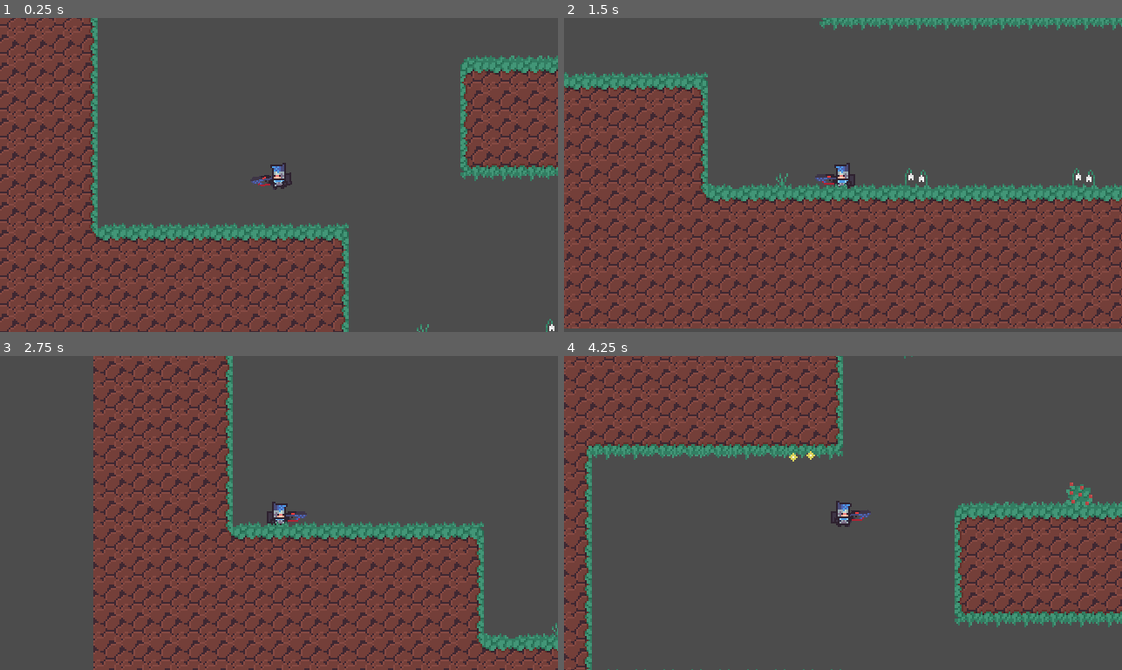
Above: before the commit, frames 1-4 (two rows, left to right).
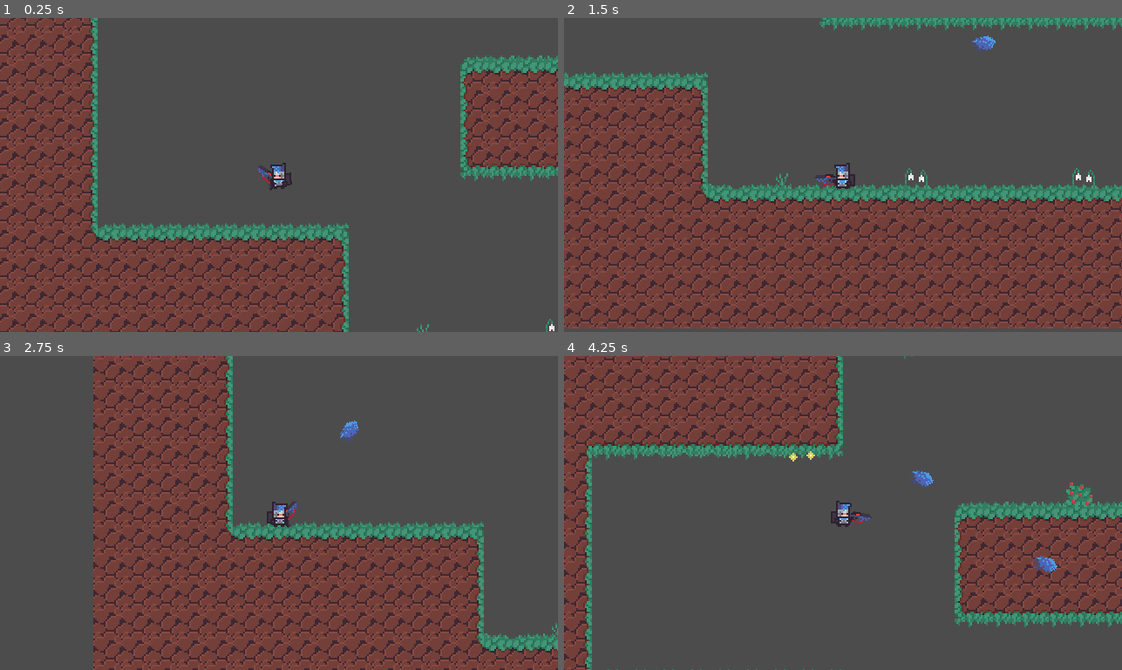
Above: after the commit, the same moments.

Repository: Riudin/Rogue-Worlds
Game: Godot game, scene res://MainScenes/World.tscn
The game is run twice, just before and just after one commit, with the same random seed, the same clock (stepped at 60 frames per second) and the same inputs.
Inputs (mouse positions are in pixels of both pictures, inside the frame that each line leads up to):
- Up to frame 1 (0.25 s): no input
- Up to frame 2 (1.5 s): move the mouse to (965, 159) at 0.52 s; press the mouse at (965, 159) at 0.53 s; hold E (dash_right) from 0.53 s (still down); tap Space (jump) at 0.77 s; move the mouse to (731, 190) at 1.27 s; release the mouse at (731, 190) at 1.28 s; click (731, 190) at 1.35 s
- Up to frame 3 (2.75 s): tap Space (jump) at 1.52 s; move the mouse to (334, 443) at 2.02 s; release E (dash_right) at 2.03 s; press the mouse at (334, 443) at 2.03 s; hold Q (dash_left) from 2.03 s (still down)
- Up to frame 4 (4.25 s): move the mouse to (815, 575) at 2.77 s; release Q (dash_left) at 2.78 s; release the mouse at (815, 575) at 2.78 s; hold E (dash_right) from 2.78 s (still down); click (815, 575) at 2.85 s; tap Space (jump) at 3.02, 3.77 s; move the mouse to (1010, 560) at 3.52 s; press the mouse at (1010, 560) at 3.53 s

The runs differ from the first frame. In frame 1, 0.1% of the frame differs, in the area x 45-50%, y 47-55%; in frame 2, 0.2%; in frame 3, 0.3%; in frame 4, 0.4%, in the area x 51-89%, y 36-70%.

Commit message:
gun and firing works

Diff:
--- /dev/null
+++ b/Godot Project/Items/Bullet.tscn
@@ -0,0 +1,35 @@
+[gd_scene load_steps=7 format=2]
+
+[ext_resource path="res://Sprites/default_bullet.png" type="Texture" id=1]
+[ext_resource path="res://Items/Projectile.gd" type="Script" id=2]
+
+[sub_resource type="AtlasTexture" id=1]
+atlas = ExtResource( 1 )
+region = Rect2( 0, 0, 16, 16 )
+
+[sub_resource type="AtlasTexture" id=2]
+atlas = ExtResource( 1 )
+region = Rect2( 16, 0, 16, 16 )
+
+[sub_resource type="SpriteFrames" id=3]
+animations = [ {
+"frames": [ SubResource( 1 ), SubResource( 2 ) ],
+"loop": true,
+"name": "default",
+"speed": 5.0
+} ]
+
+[sub_resource type="CapsuleShape2D" id=4]
+radius = 5.0
+height = 6.0
+
+[node name="Bullet" type="Area2D"]
+script = ExtResource( 2 )
+
+[node name="Sprite" type="AnimatedSprite" parent="."]
+frames = SubResource( 3 )
+speed_scale = 2.0
+
+[node name="CollisionShape2D" type="CollisionShape2D" parent="."]
+rotation = 1.5708
+shape = SubResource( 4 )
--- a/Godot Project/Items/DefaultGun.gd
+++ b/Godot Project/Items/DefaultGun.gd
@@ -13,25 +13,23 @@
 
 func _physics_process(_delta):
 	last_shot += 1
-	#look_at(get_global_mouse_position())
-#	if self.global_position.x > aim_pos.global_position.x:
-#		$Sprite.flip_v = true
-#	else:
-#		$Sprite.flip_v = false
+	look_at(get_global_mouse_position())
+	rotation = clamp(rotation, -PI/4, PI/4)
 
 func fire():
 	if last_shot < cooldown: return
 	else: last_shot = 0
 
 	var projectile = bullet.instance()
-	#projectile.add_to_group("projectiles")
+	projectile.add_to_group("projectiles")
 	get_node("/root").add_child(projectile)
 
 	#projectile.add_to_group("Projectile_" + str(get_parent()))
 
-	var projectile_direction = aim_pos.global_position - self.global_position
+	#var projectile_direction = aim_pos.global_position - self.global_position
+	var projectile_direction = get_global_mouse_position() - self.global_position
 
-	projectile.position = self.global_position
+	projectile.position = aim_pos.global_position
 	projectile.rotation = projectile_direction.angle()
 	projectile.projectile_direction = projectile_direction
 	projectile.projectile_speed = speed
--- a/Godot Project/Items/DefaultGun.tscn
+++ b/Godot Project/Items/DefaultGun.tscn
@@ -1,10 +1,15 @@
-[gd_scene load_steps=3 format=2]
+[gd_scene load_steps=4 format=2]
 
 [ext_resource path="res://Sprites/default-gun.png" type="Texture" id=1]
 [ext_resource path="res://Items/DefaultGun.gd" type="Script" id=2]
+[ext_resource path="res://Items/Bullet.tscn" type="PackedScene" id=3]
 
 [node name="DefaultGun" type="Node2D"]
 script = ExtResource( 2 )
+cooldown = 30
+p_range = 30
+speed = 15
+bullet = ExtResource( 3 )
 
 [node name="Sprite" type="Sprite" parent="."]
 position = Vector2( -2, -1 )
--- /dev/null
+++ b/Godot Project/Items/Projectile.gd
@@ -0,0 +1,44 @@
+extends Area2D
+
+
+#export(String) var projectile_type := "hostile"
+
+var projectile_speed
+var projectile_direction := Vector2.ZERO
+var damage
+var projectile_range
+
+var _ticks = 0
+
+
+func _ready():
+	self.connect("area_entered", self, "_on_impact")
+	self.connect("body_entered", self, "_on_impact")
+
+
+func _physics_process(delta):
+	_ticks += 1
+	if _ticks > projectile_range: destroy()
+	else: global_position += projectile_speed * projectile_direction.normalized() * delta
+
+
+func destroy():
+	queue_free()
+
+
+func _on_VisibilityNotifier2D_screen_exited():
+	destroy()
+
+
+func _on_impact(target):
+	#janky af. this is just until collision layers are configured
+	if target.is_in_group("Player"): return
+	if target.is_in_group("projectiles"): return
+	if target.is_in_group("terrain"): return
+#	if projectile_type == "friendly":
+#		if (target.get_class() == "Enemy"):
+#			target.apply_damage(damage)
+#	if projectile_type == "hostile":
+#		if (target.get_parent().get_class() == "Player"):
+#			target.get_parent().apply_damage(damage)
+	destroy()
--- a/Godot Project/MainScenes/World.tscn
+++ b/Godot Project/MainScenes/World.tscn
@@ -5,8 +5,8 @@
 
 [node name="World" type="Node2D"]
 
+[node name="Level_1" parent="." instance=ExtResource( 2 )]
+
 [node name="Player" parent="." instance=ExtResource( 1 )]
 position = Vector2( 16, 72 )
 JUMP_HEIGHT = 80.0
-
-[node name="Level_1" parent="." instance=ExtResource( 2 )]
--- a/Godot Project/Objects/Level_1.tscn
+++ b/Godot Project/Objects/Level_1.tscn
@@ -4,5 +4,5 @@
 
 [node name="Level_1" type="Node2D"]
 
-[node name="TileMap" parent="." instance=ExtResource( 1 )]
+[node name="TileMap" parent="." groups=["terrain"] instance=ExtResource( 1 )]
 tile_data = PoolIntArray( -589834, 14, 0, -589833, 14, 0, -589832, 14, 0, -589831, 14, 0, -589830, 14, 0, -589829, 14,  …(22429 unchanged characters)…
--- a/Godot Project/Player/Player.gd
+++ b/Godot Project/Player/Player.gd
@@ -1,4 +1,5 @@
 extends KinematicBody2D
+#class_name Player
 
 
 export(int) var RUN_SPEED = 150
@@ -18,12 +19,9 @@
 
 
 onready var animationPlayer = $AnimationPlayer
-#onready var leftFootSprite = $Sprites/LeftFoot
-#onready var rightFootSprite = $Sprites/RightFoot
-#onready var backHandSprite = $Sprites/BackHand
-#onready var bodySprite = $Sprites/Body
-#onready var frontHandSprite = $Sprites/FrontHand
-#onready var headSprite = $Sprites/Head
+# weapon needs to link to an interchangable weapon in the future. for now it's set on default
+onready var weapon = get_node("Sprites/BackHand/WeaponPosition/DefaultGun")
+
 
 var velocity = Vector2.ZERO
 var dashing = false
@@ -36,10 +34,8 @@
 	input.x = Input.get_action_strength("ui_right") - Input.get_action_strength("ui_left")
 
 	if Input.is_action_just_pressed("dash_right"):
-		#self.facing_right = true
 		dash(1)
 	elif Input.is_action_just_pressed("dash_left"):
-		#self.facing_right = false
 		dash(-1)
 
 	if input.x == 0:
@@ -52,16 +48,17 @@
 			animationPlayer.play("Run")
 
 		if input.x > 0:
-			#self.facing_right = true
 			if velocity.x < 0:
 				velocity.x *= 0
 		elif input.x < 0:
 			if velocity.x > 0:
 				velocity.x *= 0
-			#self.facing_right = false
 
 	if Input.is_action_just_pressed("jump"):
 			jump()
+
+	if Input.is_action_pressed("fire"):
+		weapon.fire()
 
 	if not is_on_floor():
 		animationPlayer.play("Jump")
--- a/Godot Project/Player/Player.tscn
+++ b/Godot Project/Player/Player.tscn
@@ -83,7 +83,7 @@
 "values": [ 7 ]
 }
 tracks/6/type = "value"
-tracks/6/path = NodePath("Sprites/BackHand/WeaponOrigin:position")
+tracks/6/path = NodePath("Sprites/BackHand/WeaponPosition:position")
 tracks/6/interp = 1
 tracks/6/loop_wrap = true
 tracks/6/imported = false
@@ -95,7 +95,7 @@
 "values": [ Vector2( -4, 4 ) ]
 }
 tracks/7/type = "value"
-tracks/7/path = NodePath("Sprites/BackHand/WeaponOrigin:scale")
+tracks/7/path = NodePath("Sprites/BackHand/WeaponPosition:scale")
 tracks/7/interp = 1
 tracks/7/loop_wrap = true
 tracks/7/imported = false
@@ -183,7 +183,7 @@
 "values": [ 0 ]
 }
 tracks/6/type = "value"
-tracks/6/path = NodePath("Sprites/BackHand/WeaponOrigin:position")
+tracks/6/path = NodePath("Sprites/BackHand/WeaponPosition:position")
 tracks/6/interp = 1
 tracks/6/loop_wrap = true
 tracks/6/imported = false
@@ -195,7 +195,7 @@
 "values": [ Vector2( 4, 4 ) ]
 }
 tracks/7/type = "value"
-tracks/7/path = NodePath("Sprites/BackHand/WeaponOrigin:scale")
+tracks/7/path = NodePath("Sprites/BackHand/WeaponPosition:scale")
 tracks/7/interp = 1
 tracks/7/loop_wrap = true
 tracks/7/imported = false
@@ -677,7 +677,7 @@
 "values": [ 0 ]
 }
 tracks/18/type = "value"
-tracks/18/path = NodePath("Sprites/BackHand/WeaponOrigin:position")
+tracks/18/path = NodePath("Sprites/BackHand/WeaponPosition:position")
 tracks/18/interp = 1
 tracks/18/loop_wrap = true
 tracks/18/imported = false
@@ -689,7 +689,7 @@
 "values": [ Vector2( 4, 4 ) ]
 }
 tracks/19/type = "value"
-tracks/19/path = NodePath("Sprites/BackHand/WeaponOrigin:scale")
+tracks/19/path = NodePath("Sprites/BackHand/WeaponPosition:scale")
 tracks/19/interp = 1
 tracks/19/loop_wrap = true
 tracks/19/imported = false
@@ -826,7 +826,7 @@
 "values": [ 0.0, 0.0 ]
 }
 
-[node name="Player" type="KinematicBody2D"]
+[node name="Player" type="KinematicBody2D" groups=["Player"]]
 script = ExtResource( 5 )
 
 [node name="Sprites" type="Node2D" parent="."]
@@ -853,10 +853,12 @@
 vframes = 2
 frame = 3
 
-[node name="WeaponOrigin" type="Position2D" parent="Sprites/BackHand"]
+[node name="WeaponPosition" type="Position2D" parent="Sprites/BackHand"]
 position = Vector2( 4, 4 )
 
-[node name="DefaultGun" parent="Sprites/BackHand/WeaponOrigin" instance=ExtResource( 2 )]
+[node name="DefaultGun" parent="Sprites/BackHand/WeaponPosition" instance=ExtResource( 2 )]
+p_range = 50
+speed = 150
 
 [node name="Body" type="Sprite" parent="Sprites"]
 position = Vector2( 8, 8 )
@@ -881,7 +883,6 @@
 region_rect = Rect2( 0, 0, 96, 32 )
 
 [node name="CollisionShape2D" type="CollisionShape2D" parent="."]
-visible = false
 position = Vector2( 8, 11 )
 shape = SubResource( 1 )
 
--- a/Godot Project/project.godot
+++ b/Godot Project/project.godot
@@ -96,6 +96,11 @@
 "events": [ Object(InputEventKey,"resource_local_to_scene":false,"resource_name":"","device":0,"alt":false,"shift":false,"control":false,"meta":false,"command":false,"pressed":false,"scancode":69,"physical_scancode":0,"unicode":0,"echo":false,"script":null)
  ]
 }
+fire={
+"deadzone": 0.5,
+"events": [ Object(InputEventMouseButton,"resource_local_to_scene":false,"resource_name":"","device":0,"alt":false,"shift":false,"control":false,"meta":false,"command":false,"button_mask":0,"position":Vector2( 0, 0 ),"global_position":Vector2( 0, 0 ),"factor":1.0,"button_index":1,"pressed":false,"doubleclick":false,"script":null)
+ ]
+}
 
 [physics]
 
Binary file added: Godot Project/Sprites/default_bullet.png
Not shown, added: Godot Project/Sprites/default_bullet.png.import
Binary file added: Godot Project/Sprites/enemy_imp.png
